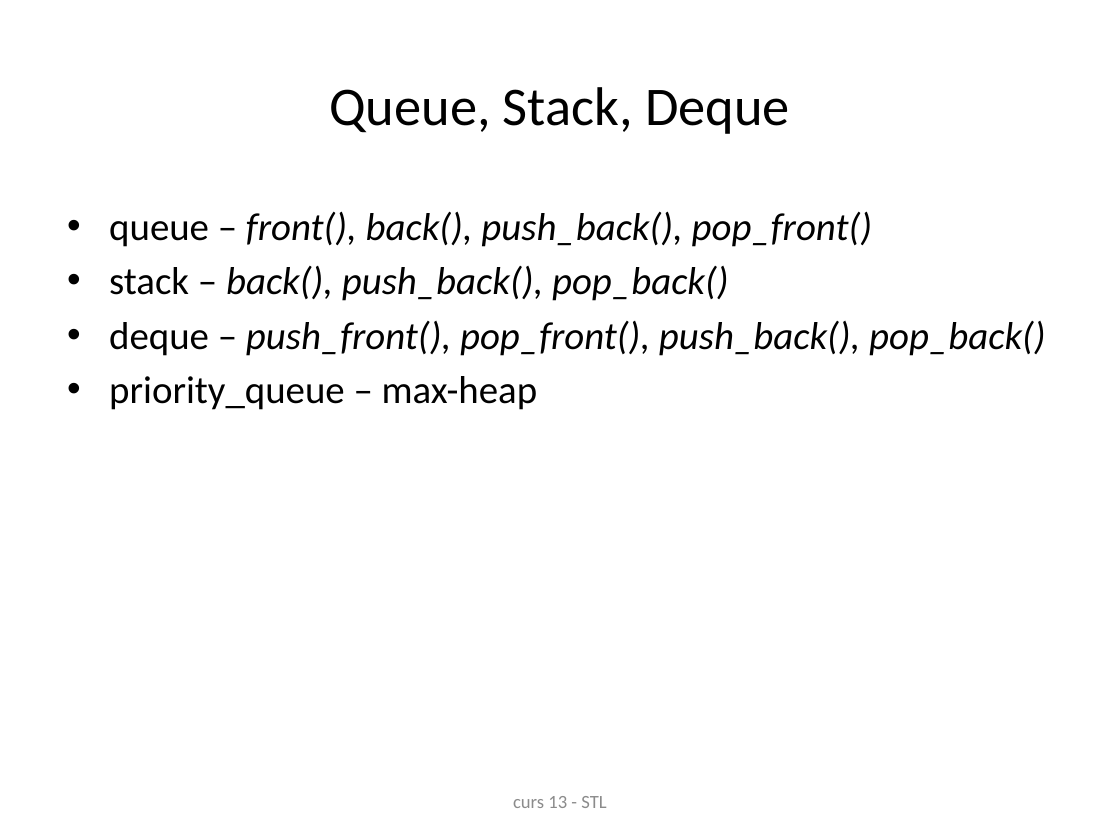
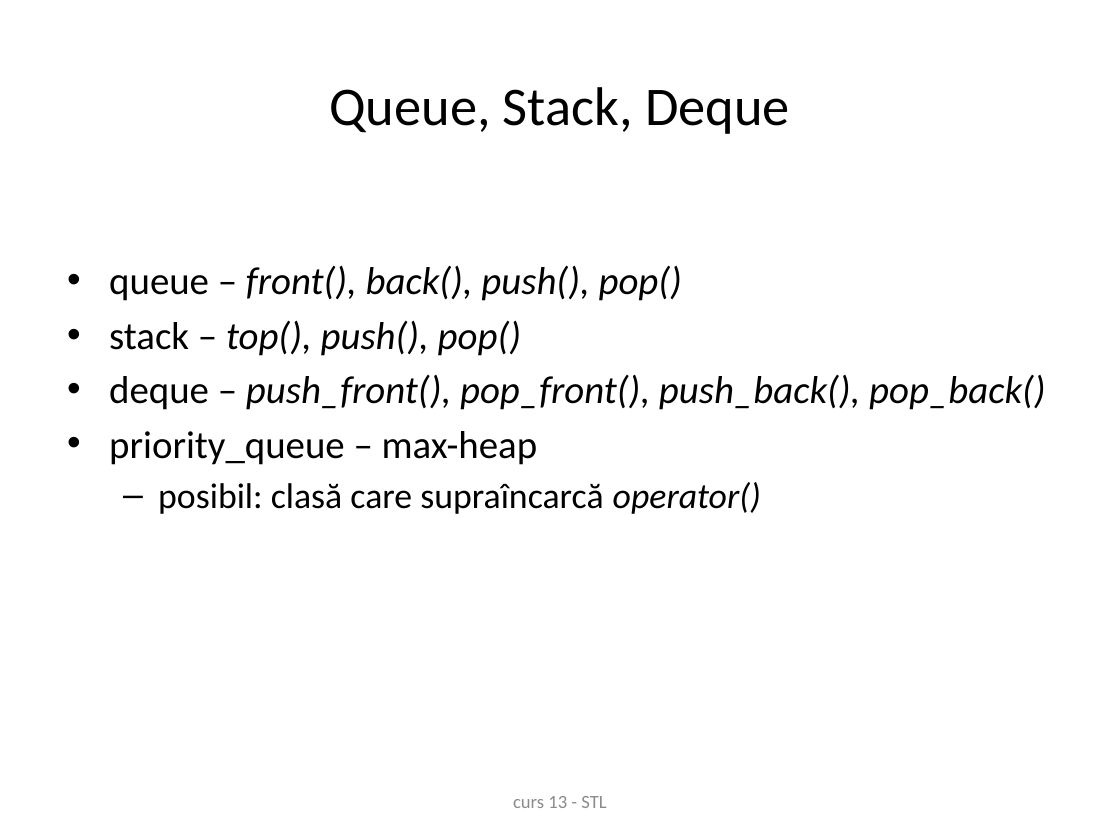
Before and after one commit to andreiparvu/stl, a slide deck: slide 9 of curs13.pptx. Drawn at 1120x840 pixels with LibreOffice and Linux fonts; fonts in the diff are those of the drawing; background and template pictures are left out. Boxes give left, top, right and bottom in pixels: in the first picture for what was removed or moved away, otherwise in the second. Text is boxed around its words. In the diff, an @@ line names an element or a change of style, - is before the commit and + after.

```diff
--- a/curs13.pptx
+++ b/curs13.pptx
@@ text at <box>109,265,683,356</box>: text changed @@
-• queue – front(), back(), push_back(), pop_front()
-• stack – back(), push_back(), pop_back()
+• queue – front(), back(), push(), pop()
+• stack – top(), push(), pop()
@@ text at <box>158,482,761,514</box>: paragraph added @@
+  – posibil: clasă care supraîncarcă operator()
```
Also in this commit, not shown: 9 other slides changed, 1 slide added.
